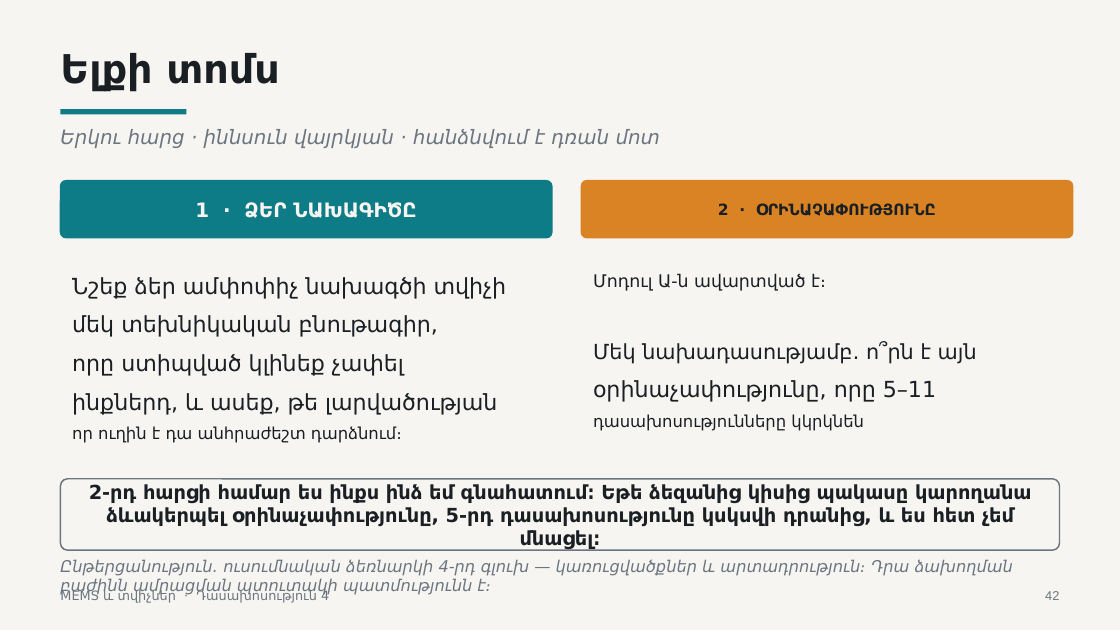
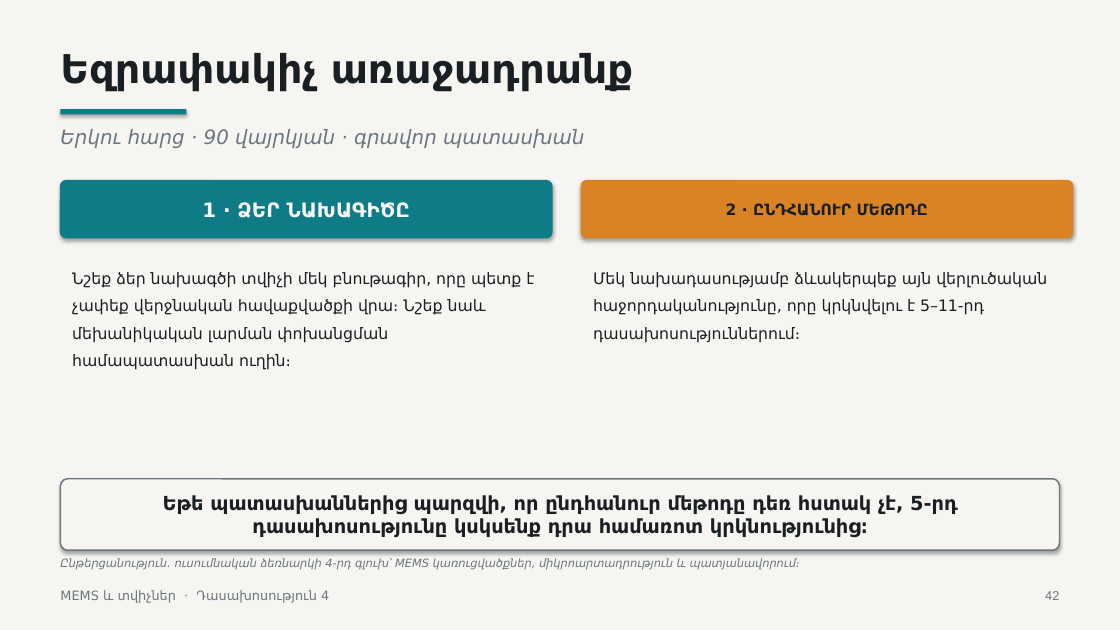
Before and after one commit to Vhovh99/mems-and-sensors-subject, a slide deck: slide 42 of lectures/lecture-04/output/L4-MEMS-structures-transduction-and-packaging-HY.pptx. Drawn at 1120x630 pixels with LibreOffice and Linux fonts; fonts in the diff are those of the drawing. Boxes give left, top, right and bottom in pixels: in the first picture for what was removed or moved away, otherwise in the second. Text is boxed around its words. In the diff, an @@ line names an element or a change of style, - is before the commit and + after.

```diff
--- a/lectures/lecture-04/output/L4-MEMS-structures-transduction-and-packaging-HY.pptx
+++ b/lectures/lecture-04/output/L4-MEMS-structures-transduction-and-packaging-HY.pptx
@@ text at (x1=60, y1=53, x2=633, y2=92): text changed @@
-Ելքի տոմս
+Եզրափակիչ առաջադրանք
@@ text at (x1=60, y1=129, x2=584, y2=148): text changed @@
-Երկու հարց · իննսուն վայրկյան · հանձնվում է դռան մոտ
+Երկու հարց · 90 վայրկյան · գրավոր պատասխան
@@ text in rounded rectangle at (x1=726, y1=203, x2=928, y2=216): text changed @@
-2 · ՕՐԻՆԱՉԱՓՈՒԹՅՈՒՆԸ
+2 · ԸՆԴՀԱՆՈՒՐ ՄԵԹՈԴԸ
@@ text at (x1=72, y1=272, x2=534, y2=370): text changed; size 19 to 13.5 pt @@
-Նշեք ձեր ամփոփիչ նախագծի տվիչի
-մեկ տեխնիկական բնութագիր,
-որը ստիպված կլինեք չափել
-ինքներդ, և ասեք, թե լարվածության
-որ ուղին է դա անհրաժեշտ դարձնում։
+Նշեք ձեր նախագծի տվիչի մեկ բնութագիր, որը պետք է չափեք վերջնական հավաքվածքի վրա։ Նշեք նաև մեխանիկական լարման փոխանցման համապատասխան ուղին։
@@ text at (x1=593, y1=272, x2=1047, y2=343): text changed; size 17.8 to 13.5 pt @@
-Մոդուլ Ա-ն ավարտված է։
-Մեկ նախադասությամբ․ ո՞րն է այն
-օրինաչափությունը, որը 5–11
-դասախոսությունները կկրկնեն
+Մեկ նախադասությամբ ձևակերպեք այն վերլուծական հաջորդականությունը, որը կրկնվելու է 5–11-րդ դասախոսություններում։
@@ shadow on in 5 elements at (x1=60, y1=181, x2=552, y2=238), (x1=0, y1=0, x2=1120, y2=630), (x1=60, y1=109, x2=187, y2=114), (x1=581, y1=181, x2=1073, y2=238), (x1=60, y1=479, x2=1060, y2=550) @@
@@ text in rounded rectangle at (x1=163, y1=495, x2=958, y2=537): text changed @@
-2-րդ հարցի համար ես ինքս ինձ եմ գնահատում։ Եթե ձեզանից կիսից պակասը կարողանա ձևակերպել օրինաչափությունը, 5-րդ դասախոսությունը կսկսվի դրանից, և ես հետ չեմ մնացել։
+Եթե պատասխաններից պարզվի, որ ընդհանուր մեթոդը դեռ հստակ չէ, 5-րդ դասախոսությունը կսկսենք դրա համառոտ կրկնությունից։
@@ text at (x1=60, y1=558, x2=800, y2=570): text changed; size 13.9 to 9.8 pt @@
-Ընթերցանություն․ ուսումնական ձեռնարկի 4-րդ գլուխ — կառուցվածքներ և արտադրություն։ Դրա ձախողման բաժինն ամրացման պտուտակի պատմությունն է։
+Ընթերցանություն․ ուսումնական ձեռնարկի 4-րդ գլուխ՝ MEMS կառուցվածքներ, միկրոարտադրություն և պատյանավորում։
```
Also in this commit, not shown: 41 other slides changed, 4 other files.
